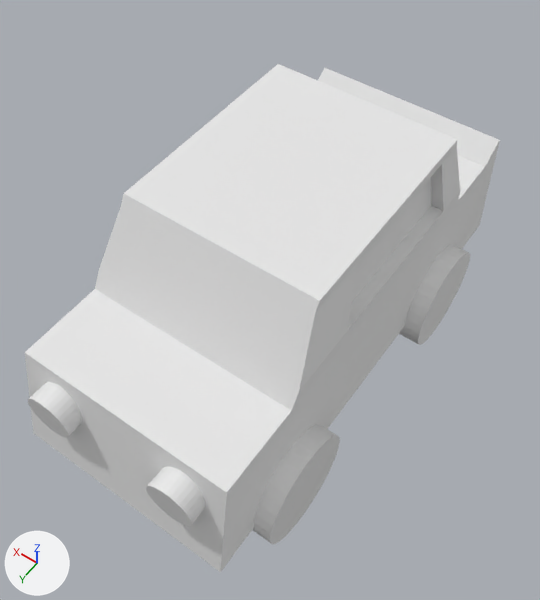
What one commit did to the Blender file art/car/car.blend.
The view is the same before and after, from a 50 mm camera at (-0.538, 0.831, 1.399) aimed at (-0.01, 0.092, 0.237). The lights are fixed; the arrows at lower left show +X, +Y and +Z.

The first picture shows 'Back Wheel', 'Body', 'Front Wheel', 'Headlights'.
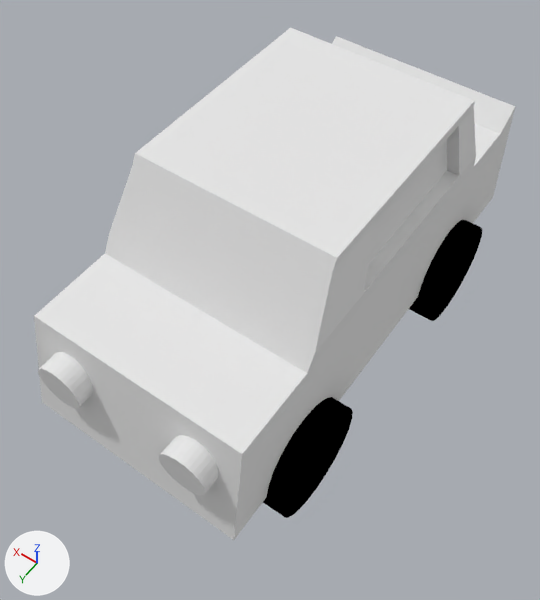
Commit message: Car tweaks

Pixel boxes [x1, y1, x2, y2] of what changed, in the pictures (540 x 600 px):
```json
{"object": "Body", "change": "moved", "before": [25, 64, 500, 572], "after": [34, 28, 515, 540]}
{"object": "Headlights", "change": "recoloured, moved", "before": [28, 382, 205, 526], "after": [38, 352, 218, 496]}
{"object": "Front Wheel", "change": "recoloured, moved", "before": [253, 425, 340, 544], "after": [263, 397, 353, 518], "on screen": "grey to black"}
{"object": "Back Wheel", "change": "recoloured, moved", "before": [399, 245, 470, 345], "after": [409, 220, 482, 321], "on screen": "grey to black"}
```

Edits to the scene script, one JSON object a line:
```json
{"op": "add", "block": "mat_black", "code": ["mat_black = diffuse_material('Black')", "mat_black.base_color = (0.0, 0.0, 0.0)  # black #000000"]}
{"block": "me_cylinder_001", "where": "me_cylinder_001.from_pydata(...)  # 64 vertices, 34 faces; spans x -2.0..0.0, y -3.93..-1.93, z -1.0..1.0"}
{"block": "me_cylinder_001", "where": "# used by ob_front_wheel; parent = ob_empty; location = (0.0, 0.0, 0.0); rotation_euler = (0.0, 1.571, 0.0), in degrees (0, 90, 0); scale = (0.113, 0.113, 0.262)"}
{"block": "me_cylinder_001", "change": "me_cylinder_001 part 1: the whole mesh is moved by (1.0, 2.93, 0.0)"}
{"op": "add", "block": "me_cylinder_001", "code": "me_cylinder_001.materials.append(mat_black)  # black #000000"}
{"block": "me_cylinder", "where": "me_cylinder.from_pydata(...)  # 64 vertices, 34 faces; spans x -2.0..0.0, y 0.85..2.85, z -1.0..1.0"}
{"block": "me_cylinder", "where": "# used by ob_back_wheel; parent = ob_empty; location = (0.0, 0.0, 0.0); rotation_euler = (0.0, 1.571, 0.0), in degrees (0, 90, 0); scale = (0.113, 0.113, 0.262)"}
{"block": "me_cylinder", "change": "me_cylinder part 2: the whole mesh is moved by (1.0, -1.85, 0.0)"}
{"op": "add", "block": "me_cylinder", "code": "me_cylinder.materials.append(mat_black)  # black #000000"}
{"block": "me_cube", "where": "me_cube.from_pydata(...)  # 60 vertices, 58 faces; spans x -1.0..1.0, y -2.38..2.02, z 0.5..2.27"}
{"block": "me_cube", "where": "# used by ob_body; parent = ob_empty; location = (0.0, 0.0, 0.0); scale = (0.226, 0.226, 0.226)"}
{"block": "me_cube", "change": "me_cube part 3: the whole mesh is moved by (0.0, 0.18, -1.39)"}
{"op": "set", "path": "ob_front_wheel.location", "old": "(0.0, 0.0, 0.0)", "new": "(0.0, -0.292, 0.158)"}
{"op": "set", "path": "ob_headlights.location", "old": "(-0.134, -0.494, 0.269)", "new": "(-0.134, -0.455, 0.314)"}
{"op": "set", "path": "ob_back_wheel.location", "old": "(0.0, 0.0, 0.0)", "new": "(0.0, 0.248, 0.158)"}
{"op": "set", "path": "ob_body.location", "old": "(0.0, 0.0, 0.0)", "new": "(0.0, 0.0, 0.372)"}
```
